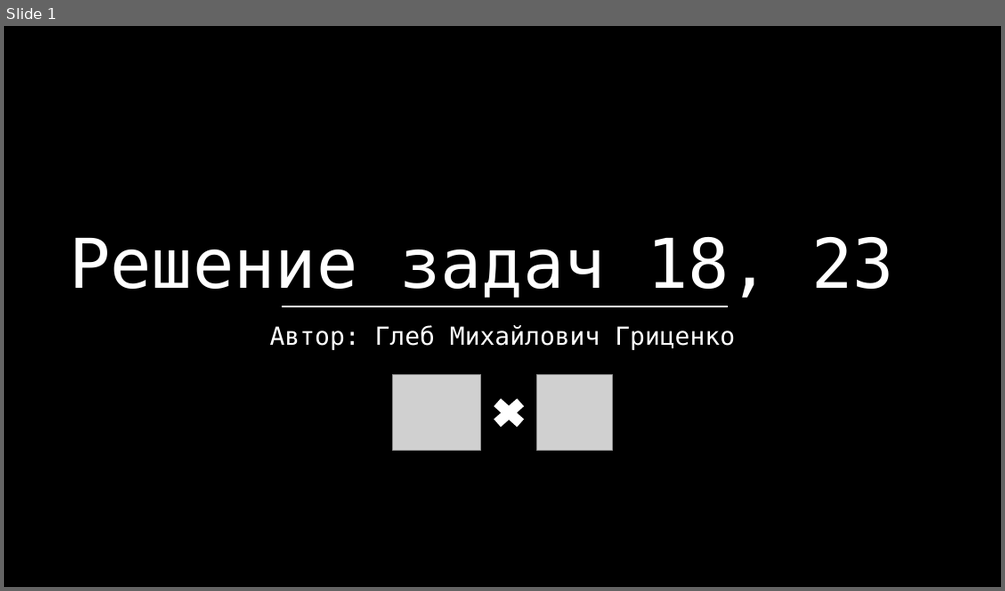
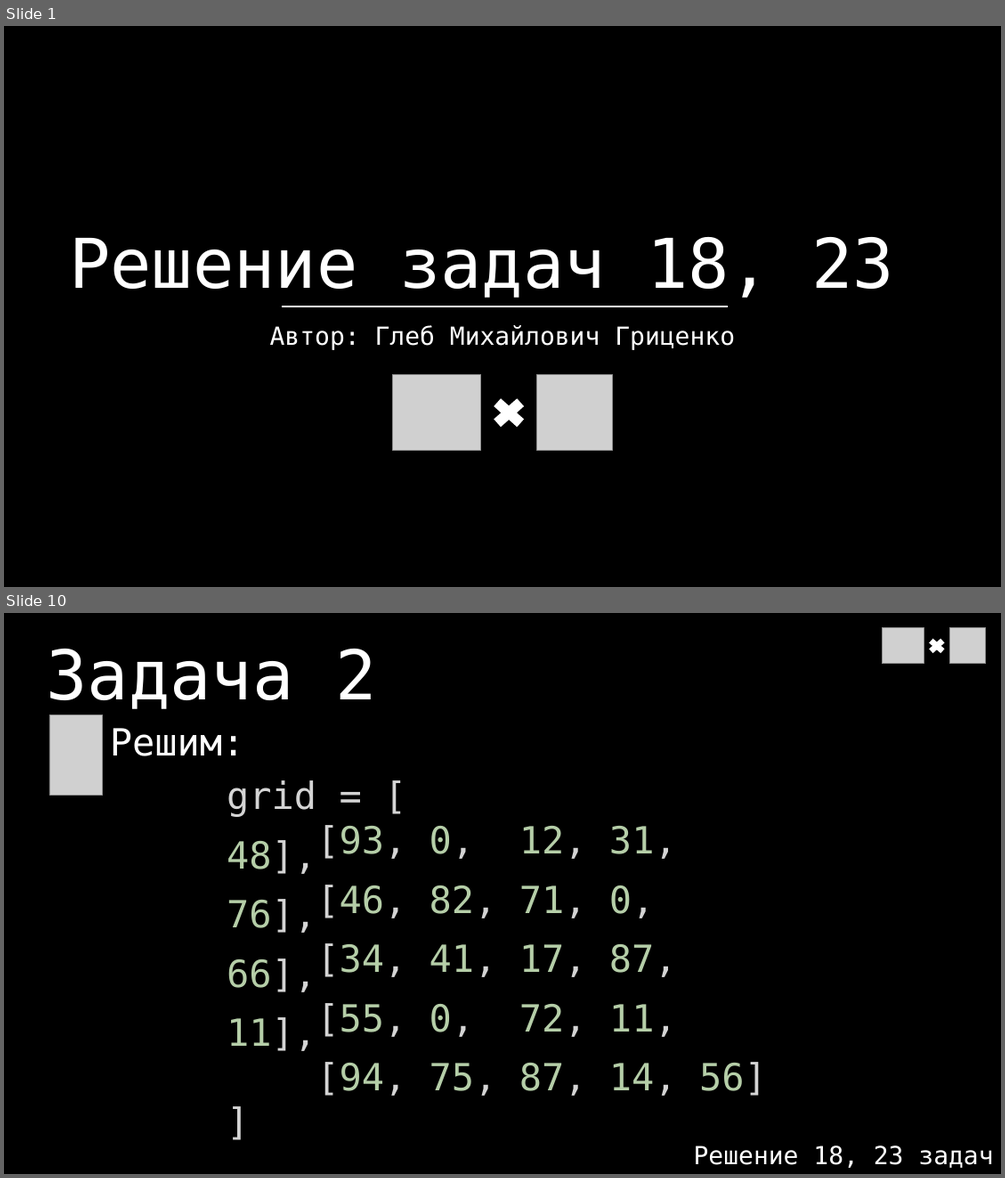
Before and after one commit to glebocrew/TI_1, a slide deck: Presentation.pptx. Shown one above the other, each under a label of ours: slide 1 before the commit, slides 1 and 10 after it; the slides between them are not shown. The pictures are 1005x591 and 1005x1178 pixels, drawn with LibreOffice and Linux fonts; fonts in the diff are those of the drawing; grey boxes stand for pictures. Boxes give left, top, right and bottom in pixels: in the first picture for what was removed or moved away, otherwise in the second. Text is boxed around its words. In the diff, an @@ line names an element or a change of style, - is before the commit and + after.

```diff
--- a/Presentation.pptx
+++ b/Presentation.pptx
@@ slide 10 added at (x1=4, y1=613, x2=1001, y2=1174), background #000000 @@
@@ picture added at (x1=882, y1=628, x2=923, y2=664) @@
@@ cross added at (x1=927, y1=637, x2=947, y2=655), fill #FFFFFF, outline #FFFFFF 1.5 pt @@
@@ picture added at (x1=950, y1=628, x2=986, y2=664) @@
@@ text added at (x1=47, y1=649, x2=376, y2=709), 66 pt, text #FFFFFF @@
+Задача 2
@@ picture added at (x1=49, y1=714, x2=103, y2=795) @@
@@ text added at (x1=110, y1=728, x2=245, y2=756), 36 pt, text #FFFFFF @@
+Решим:
@@ text added at (x1=226, y1=780, x2=767, y2=1095), 36 pt, text #B5CEA8 @@
+grid = [
+[93, 0, 12, 31, 48],
+[46, 82, 71, 0, 76],
+[34, 41, 17, 87, 66],
+[55, 0, 72, 11, 11],
+[94, 75, 87, 14, 56]
+]
@@ text added at (x1=694, y1=1145, x2=993, y2=1167), 24 pt, text #FFFFFF @@
+Решение 18, 23 задач
```
Also in this commit, not shown: 2 slides changed, 7 other slides added, 1 other file.
